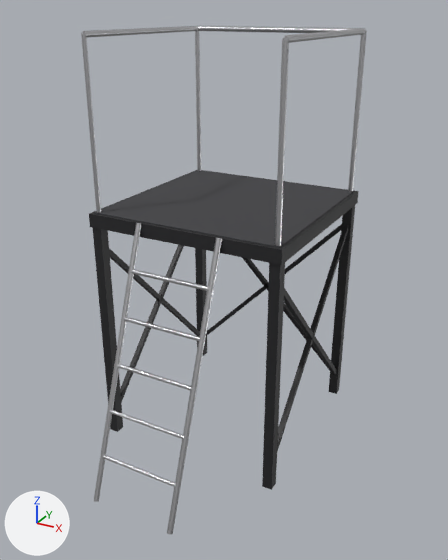
The glTF model apps/desktop/src/view3d/assets/pit/conductor-podium-tall-low.glb: old version first, new version second.
Both versions are drawn from a 50 mm lens placed at (1.71, -3.2, 2.58), pointed at (0.1, -0.28, 1.11). Lighting does not change. The marker at lower left points along +X, +Y and +Z. The first picture is the older version. Where no turn or scale is listed for an object, it has been applied to the vertices. Vertices at exactly the same position are counted once.

Names of what the first picture shows: 'felt', 'frame', 'metal'.
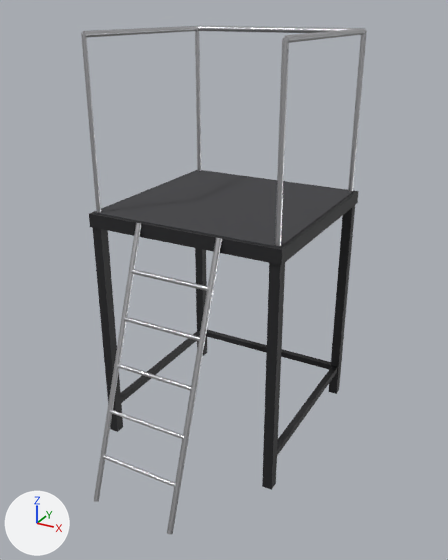
Pixel boxes (x1, y1, x2, y2) of what changed, in the pictures (448 x 560 px):
part 1 of me_frame, added
    after: (121, 331, 200, 403)
part 2 of me_frame, deleted (mostly hidden)
    before: (120, 245, 184, 402)
part 3 of me_frame, deleted (mostly hidden)
    before: (109, 248, 200, 336)
part 4 of me_frame, reshaped
    before: (206, 224, 349, 451)
    after: (206, 330, 337, 455)

The edits, one by one:
me_frame is used by ob_frame; location (0.0, 0.0, 0.0).
me_frame had 88 vertices, 132 faces and spanned x -0.6..0.6, y -0.6..0.6, z 0.0..1.5.
me_frame now has 64 vertices, 96 faces and spans x -0.6..0.6, y -0.6..0.6, z 0.0..1.5.
me_frame part 1: a new loose piece, a box spanning x -0.58..-0.54, y -0.56..0.56, z 0.18..0.22, in mat_frame (black #212123).
me_frame part 2: the loose piece of 8 vertices spanning x -0.57..-0.55, y -0.57..0.57, z 0.14..1.31 is deleted.
me_frame part 3: the loose piece of 8 vertices spanning x -0.57..-0.55, y -0.57..0.57, z 0.14..1.31 is deleted.
Part 4, on me_frame:
24 vertices are removed from x -0.57..0.57, y -0.57..0.57, z 0.14..1.31.
44 faces are deleted.
8 vertices move from x -0.57..0.57, y 0.55..0.57, z 0.14..0.16 to x -0.56..0.58, y 0.54..0.58, z 0.18..0.22.
8 vertices are added at x 0.54..0.58, y -0.56..0.58, z 0.18..0.22.
20 new faces join them.
